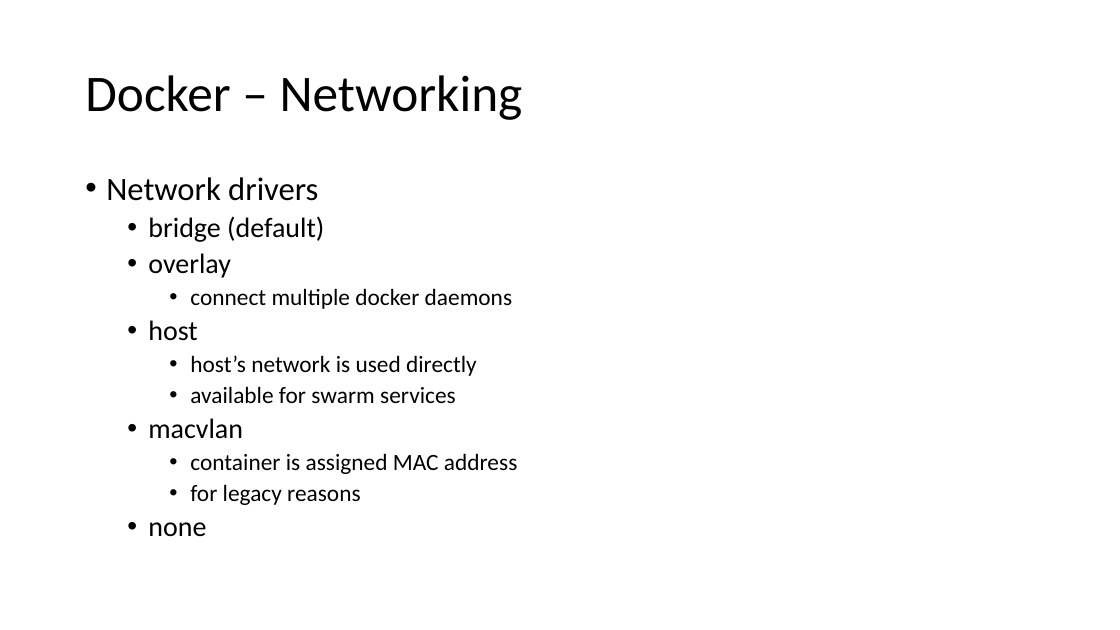
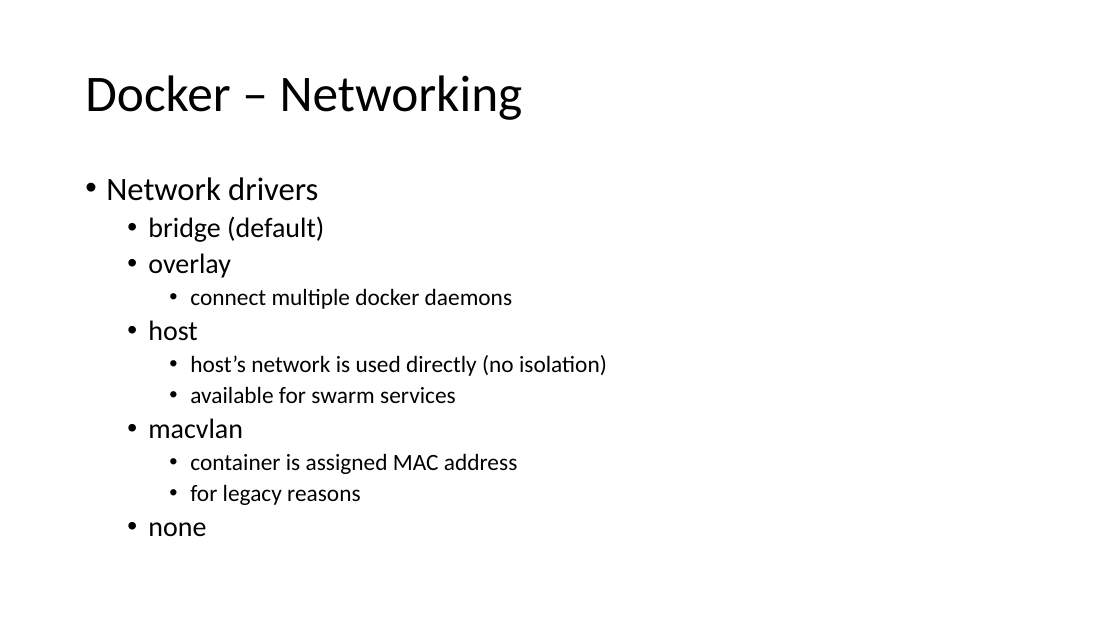
Before and after one commit to ERNICommunity/ESK-EPD-2018-Docker, a slide deck: slide 20 of slides/docker.pptx. Drawn at 1120x630 pixels with LibreOffice and Linux fonts; fonts in the diff are those of the drawing. Boxes give left, top, right and bottom in pixels: in the first picture for what was removed or moved away, otherwise in the second. Text is boxed around its words. In the diff, an @@ line names an element or a change of style, - is before the commit and + after.

```diff
--- a/slides/docker.pptx
+++ b/slides/docker.pptx
@@ text at (x1=190, y1=355, x2=607, y2=376): text changed @@
-    • host’s network is used directly
+    • host’s network is used directly (no isolation)
```
Also in this commit, not shown: 3 other slides changed.
